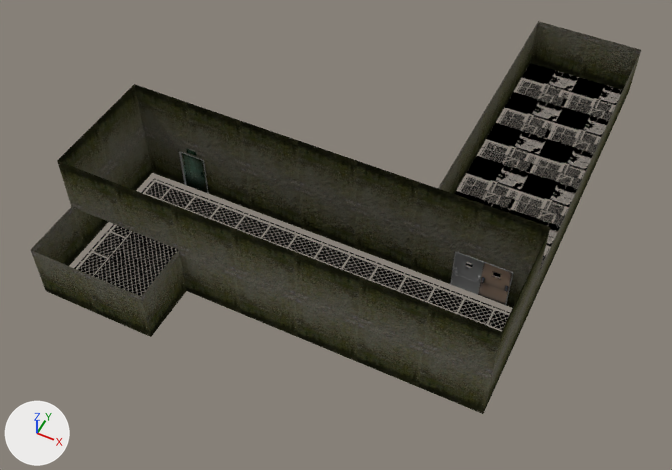
A saved change to the Blender file Assets/World Models/MainHallwayOtherworld.blend.
Camera for both pictures: a 50 mm camera at (34.3, -53.5, 70.0) aimed at (5.5, 4.0, -1.9). Every picture has the same lights, and +X, +Y and +Z are marked at lower left.

The scene before the commit, as lines of its bpy script (objects in view):
```python
ob_chao = bpy.data.objects.new('Chao', me_plane)
ob_chao.location = (-12.14, -1.41, 0.17)
ob_chao.scale = (3.0, 3.0, 3.0)
ob_door_l = bpy.data.objects.new('Door L', me_mesh_002)
ob_door_l.location = (19.17, 1.69, 0.17)
ob_door_l.scale = (1.8, 1.8, 1.8)
ob_paredes = bpy.data.objects.new('Paredes', me_plane_023)
ob_paredes.location = (17.86, 1.59, 3.17)
ob_paredes.rotation_euler = (1.571, 0.0, 0.0)  # degrees (90, 0, 0)
ob_paredes.scale = (3.0, 3.0, 3.0)
# also in view: 'Door R' at (23.2, 1.5, 2.6); 'DoorLoad' at (-9.5, 1.6, 2.6)
```
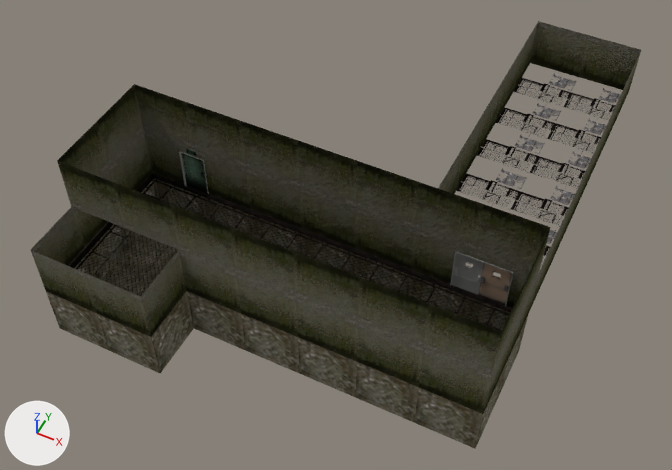
Commit message: hallway ow

What differs and where, as boxes [x1, y1, x2, y2] in the pictures (672 x 470 px):
'Chao', surface changed: [69, 63, 623, 331] in both
'Under', added (brown): after [46, 173, 528, 449]

Edits to the bpy script that builds the scene:
```text
Change mat_grid:
    remove n0 = _N.new('ShaderNodeOutputMaterial'); n0.name = 'Material Output'
    remove n1 = _N.new('ShaderNodeMixShader'); n1.name = 'Mix Shader'
    add n5 = _N.new('ShaderNodeMath'); n5.name = 'Math'
    add n5.operation = 'COMPARE'
    add n5.inputs[1].default_value = 0.0  # 'Value'
    add n0 = _N.new('ShaderNodeOutputMaterial'); n0.name = 'Material Output'
    add n1 = _N.new('ShaderNodeMixShader'); n1.name = 'Mix Shader'
    where n2 = _N.new('ShaderNodeTexImage'); n2.name = 'Image Texture'
    remove _L.new(n2.outputs[1], n1.inputs[0])  # 'Alpha' to 'Factor'
    add _L.new(n2.outputs[1], n5.inputs[0])  # 'Alpha' to 'Value'
    add _L.new(n5.outputs[0], n1.inputs[0])  # 'Value' to 'Factor'
Add me_plane_001:
    me_plane_001.from_pydata(...)  # 148 vertices, 36 faces, 3 loose edges; spans x -11.0..3.0, y -3.0..-1.0, z 0.0..6.0
    me_plane_001.materials.append(mat_floora)  # picture img_tile32_2_png
Add ob_under:
    ob_under = bpy.data.objects.new('Under', me_plane_001)
    ob_under.location = (17.86, 1.59, 3.17)
    ob_under.rotation_euler = (1.571, 0.0, 0.0)  # degrees (90, 0, 0)
    ob_under.scale = (3.0, 3.0, 3.0)
```
